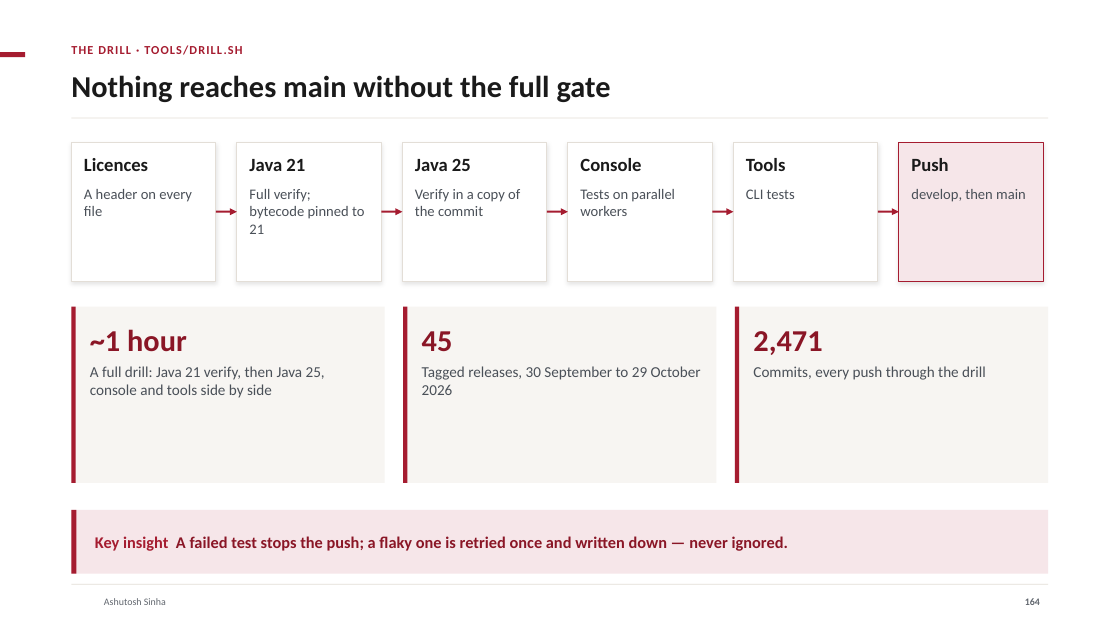
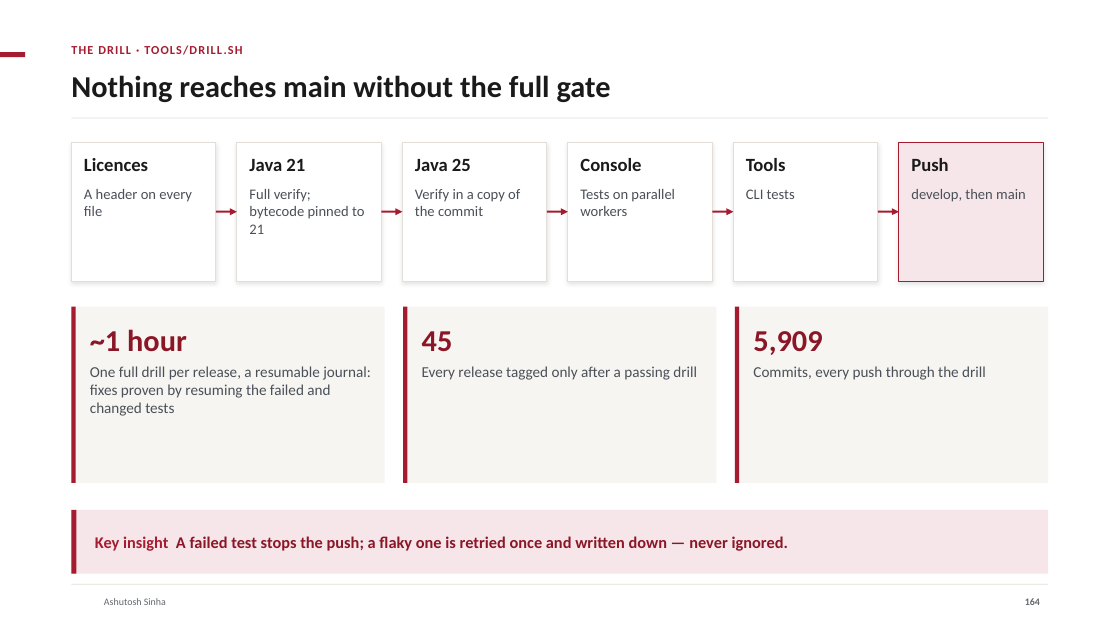
Before and after one commit to ajsinha/drishti, a slide deck: slide 164 of docs/publications/Drishti-Design-and-Evidence.pptx. Drawn at 1120x630 pixels with LibreOffice and Linux fonts; fonts in the diff are those of the drawing; background and template pictures are left out. Boxes give left, top, right and bottom in pixels: in the first picture for what was removed or moved away, otherwise in the second. Text is boxed around its words. In the diff, an @@ line names an element or a change of style, - is before the commit and + after.

```diff
--- a/docs/publications/Drishti-Design-and-Evidence.pptx
+++ b/docs/publications/Drishti-Design-and-Evidence.pptx
@@ text at [753,331,822,355]: text changed @@
-2,471
+5,909
@@ text at [90,366,371,416]: text changed @@
-A full drill: Java 21 verify, then Java 25, console and tools side by side
+One full drill per release, a resumable journal: fixes proven by resuming the failed and changed tests
@@ text at [422,366,697,380]: text changed @@
-Tagged releases, 30 September to 29 October 2026
+Every release tagged only after a passing drill
```
Also in this commit, not shown: 20 other slides changed, 1 slide added, 2 other files.
